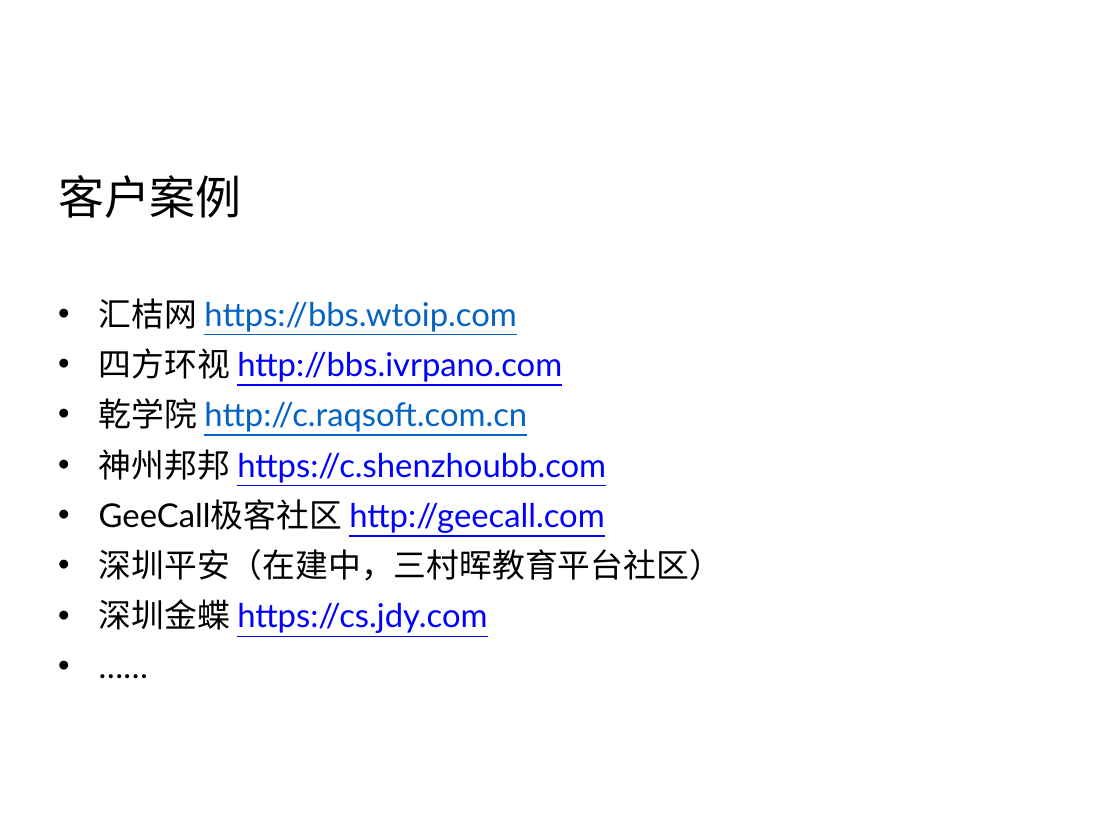
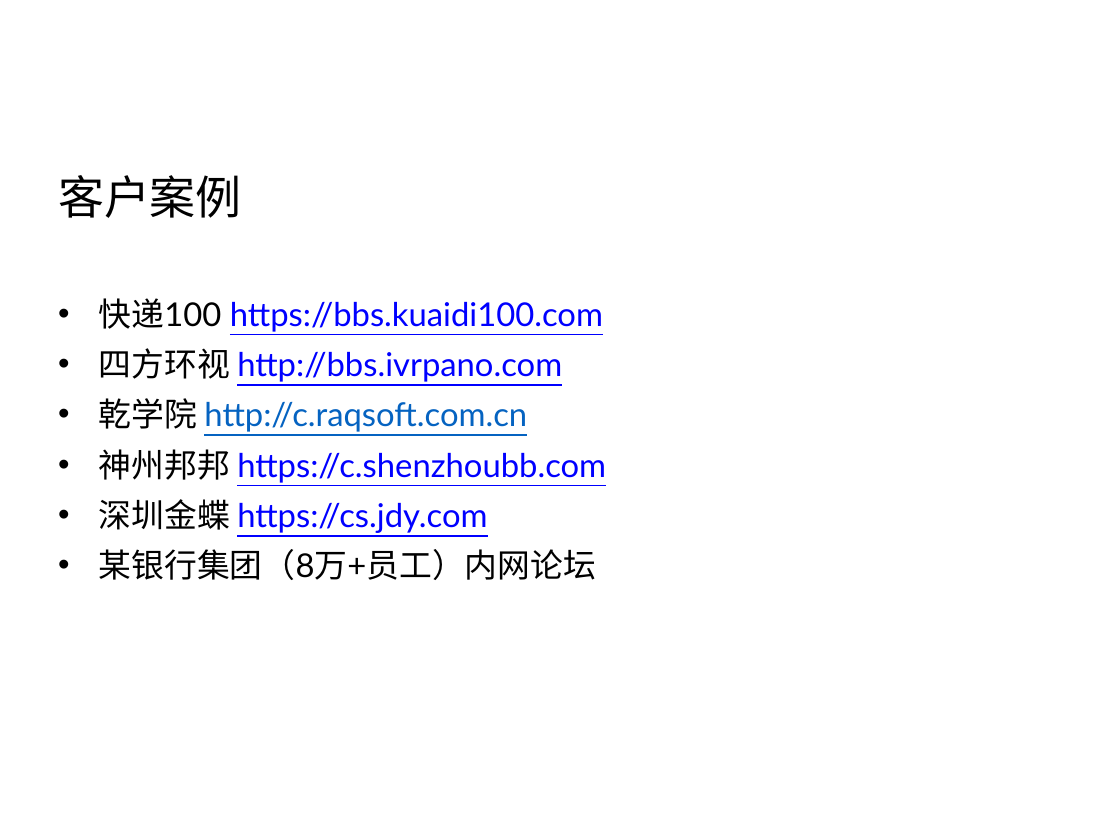
Before and after one commit to Vanessa219/b3log-index, a slide deck: slide 4 of src/sym/syme-intro.pptx. Drawn at 1120x840 pixels with LibreOffice and Linux fonts; fonts in the diff are those of the drawing; background and template pictures are left out. Boxes give left, top, right and bottom in pixels: in the first picture for what was removed or moved away, otherwise in the second. Text is boxed around its words. In the diff, an @@ line names an element or a change of style, - is before the commit and + after.

```diff
--- a/src/sym/syme-intro.pptx
+++ b/src/sym/syme-intro.pptx
@@ text at [99, 298, 603, 332]: text changed; text colour #0563C1 to #0000FF @@
-• 汇桔网 https://bbs.wtoip.com
+• 快递100 https://bbs.kuaidi100.com
@@ text at [99, 499, 722, 581]: paragraphs removed @@
-• GeeCall极客社区 http://geecall.com
-• 深圳平安（在建中，三村晖教育平台社区）
@@ text at [99, 549, 596, 580]: text changed @@
-• ……
+• 某银行集团（8万+员工）内网论坛
```
Also in this commit, not shown: 9 other slides changed, 1 slide added.
